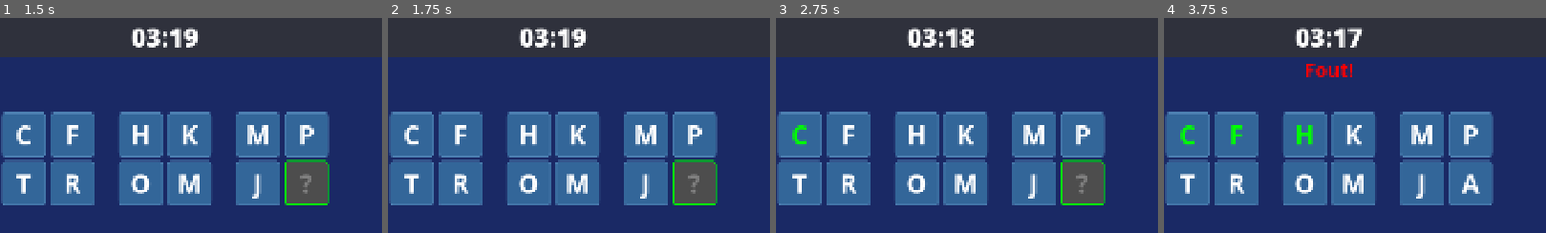
Above: before the commit, frames 1-4 (left to right).
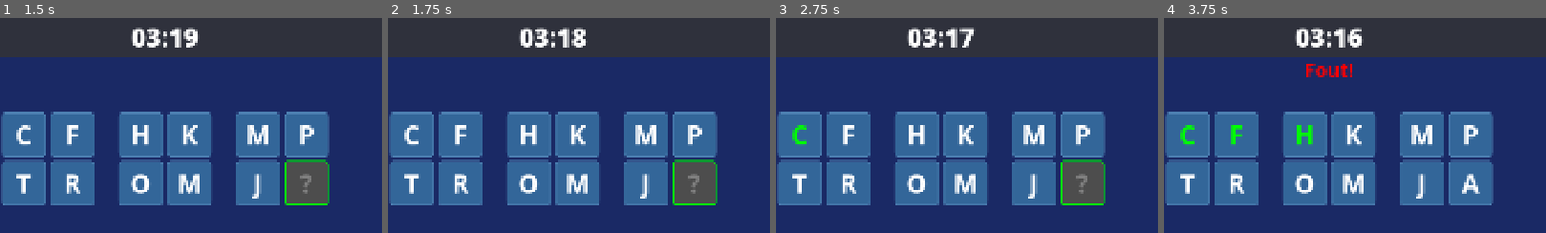
Above: after the commit, the same moments.

Repository: EscaperoomDesigner/erd-politie-station-a
Game: Godot game, scene res://main.tscn
Same seed, same stepped clock (60 frames per second), same inputs: the game is played once before the commit and once after it.
Inputs (mouse positions are % of the whole screen's width and height, from its top left):
- Up to frame 1 (1.5 s): click "Start Game (Skip MQTT)" at 0.5 s; click "Team 1" at 1.25 s
- Up to frame 2 (1.75 s): no input
- Up to frame 3 (2.75 s): click (68, 38) at 2 s
- Up to frame 4 (3.75 s): click "A" at 2.75 s; click "B" at 3.5 s
The pictures show only the part of the screen within x 28-78%, y 0-50%; the shares and areas given below are measured in that part.

Frame 1 is identical in both runs. In frame 2, 0.2% of the frame differs, in the area x 48-52%, y 5-14%; in frame 3, 0.2%; in frame 4, 0.3%, in the area x 48-53%, y 4-14%.

Commit message:
bug fixes. Ga je mee?

Diff:
--- a/build/station_config.json
+++ b/build/station_config.json
@@ -17,6 +17,7 @@
 	},
 	"game": {
 		"default_time": 200,
+		"go_screen_time": 10,
 		"question_timer": 30,
 		"hint_delay": 1.0,
 		"points_per_question": 100,
--- a/global/config_manager.gd
+++ b/global/config_manager.gd
@@ -153,6 +153,9 @@
 func get_time_bonus_multiplier() -> int:
 	return config_data.get("game", {}).get("time_bonus_multiplier", 5)
 
+func get_go_screen_time() -> float:
+	return config_data.get("game", {}).get("go_screen_time", 10.0)
+
 func get_display_width() -> int:
 	return config_data.get("display", {}).get("width", 1080)
 
--- a/scenes/go_screen.gd
+++ b/scenes/go_screen.gd
@@ -11,6 +11,9 @@
 
 func _ready():
 	print("GoScreen: Initialized")
+	# Get go screen time from config
+	countdown_time = ConfigManager.get_go_screen_time()
+	print("GoScreen: Duration set to %d seconds" % countdown_time)
 	# Start countdown
 
 
--- a/scenes/pattern_test.gd
+++ b/scenes/pattern_test.gd
@@ -97,7 +97,7 @@
 	"""Start de test nadat naam is ingevuld"""
 	visible = true
 	GameManager.start_game()  # Start de game
-	GameManager.start_timer(ConfigManager.get_default_game_time())  # Start countdown timer
+	# Timer is already running, don't restart it
 	_setup_keyboard()
 	load_next_question()
 
--- a/scenes/setup_screen.gd
+++ b/scenes/setup_screen.gd
@@ -108,7 +108,9 @@
 	# Set up GameManager with default values
 	GameManager.set_player_name("Test Team")
 	GameManager.set_score(0)
-	GameManager.start_timer(ConfigManager.get_default_game_time())
+	# Only start timer if it's not already running
+	if not GameManager.timer_running:
+		GameManager.start_timer(ConfigManager.get_default_game_time())
 	GameManager.start_game()
 
 	# Change to game scene
--- a/station_config.json
+++ b/station_config.json
@@ -17,6 +17,7 @@
 	},
 	"game": {
 		"default_time": 200,
+		"go_screen_time": 10,
 		"question_timer": 30,
 		"hint_delay": 1.0,
 		"points_per_question": 100,
Not shown, changed: build/station-a.x86_64
